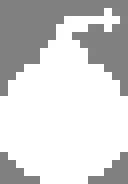
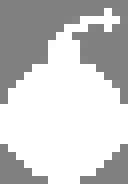
Layers edited between the first and the second 128 x 184 image:
removed layer "Transformation" over [40, 16, 88, 56]
painted on "bombImage.png" over [0, 16, 128, 184]
